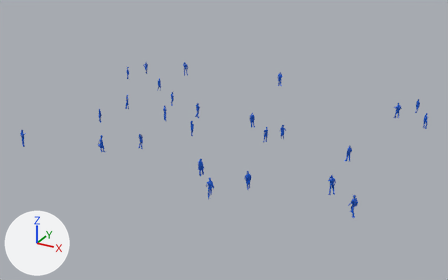
One commit to the glTF model models/mandegar/mandegar_crowd.glb: the scene before it, then after it.
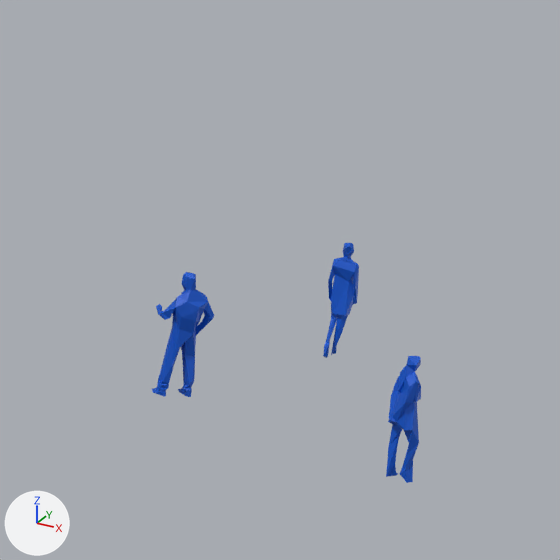
The first picture shows the older version from a 50 mm camera at (26.7, -65.8, 23.6) aimed at (-0.2, -16.9, -0.9). The close-ups show the older and then the newer version on the part from 84% to 99% of the width and 24% to 50% of the height of that picture. Only the edits that show in the close-ups are written down. The lights are fixed; the arrows at lower left show +X, +Y and +Z. Where no turn or scale is listed for an object, it has been applied to the vertices. Vertices at exactly the same position are counted once.

In view in the first close-up: 'Man09', 'Woman05', 'Woman08'.
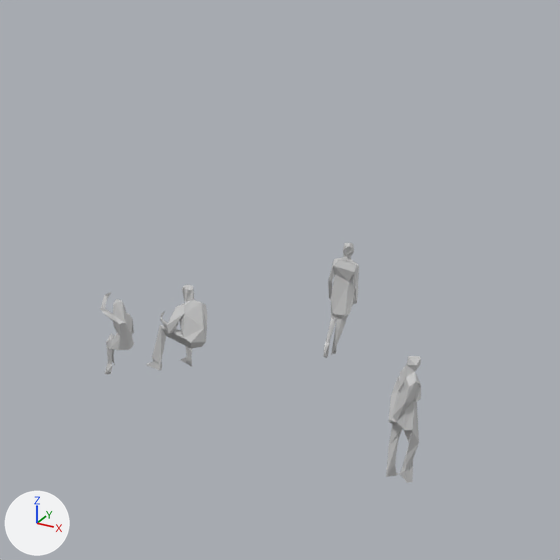
Where the newer file only moved an object's origin or applied its transform, the numbers keep the older frame.

Boxes (x1, y1, x2, y2) around the edits, measured in the close-ups (560 x 560 px):
'Man09', deleted (blue): before (152, 272, 214, 397)
'Woman05', recoloured (blue to grey): (386, 356, 421, 483) in both
'Human_28', added: after (146, 284, 207, 370)
'Woman08', recoloured (blue to grey): (323, 243, 359, 358) in both
'Human_02', added: after (100, 292, 134, 374)

The change, as a list of edits to the scene's bpy script:
```text
Add mat_mat_exhibit_baked:
    mat_mat_exhibit_baked = bpy.data.materials.new('MAT_EXHIBIT_BAKED')
    # nodes: BsdfPrincipled, Mix, OutputMaterial, VertexColor
    # colours: light grey #cacaca, mixed with the vertex colours
Change me_woman05:
    where me_woman05.from_pydata(...)  # 78 vertices, 154 faces; spans x -0.22..0.21, y -0.19..0.21, z 0.0..1.58
    used by ob_woman05; location = (16.78, -6.92, 0.12)
    remove me_woman05.materials.append(mat_0057d0)  # blue #0057d0
    me_woman05 part 2: vertex colours changed
    add me_woman05.materials.append(mat_mat_exhibit_baked)
Change me_woman08:
    where me_woman08.from_pydata(...)  # 99 vertices, 202 faces; spans x -0.19..0.19, y -0.35..0.12, z 0.0..1.55
    used by ob_woman08; location = (15.11, -2.97, 0.1)
    remove me_woman08.materials.append(mat_0057d0)  # blue #0057d0
    me_woman08 part 1: vertex colours changed
    add me_woman08.materials.append(mat_mat_exhibit_baked)
Add me_human_02:
    me_human_02.from_pydata(...)  # 105 vertices, 210 faces; spans x -0.228..0.228, y -0.317..0.317, z 0.196..1.383
    me_human_02.materials.append(mat_mat_exhibit_baked)
Add me_human_28:
    me_human_28.from_pydata(...)  # 91 vertices, 182 faces; spans x -0.381..0.381, y -0.361..0.361, z 0.208..1.371
    me_human_28.materials.append(mat_mat_exhibit_baked)
Remove ob_man09:
    ob_man09 = bpy.data.objects.new('Man09', me_man09)
    ob_man09.location = (13.66, -5.43, 0.13)
Add ob_human_02:
    ob_human_02 = bpy.data.objects.new('Human_02', me_human_02)
    ob_human_02.location = (12.81, -5.27, -0.08)
Add ob_human_28:
    ob_human_28 = bpy.data.objects.new('Human_28', me_human_28)
    ob_human_28.location = (13.43, -4.56, -0.08)
```
